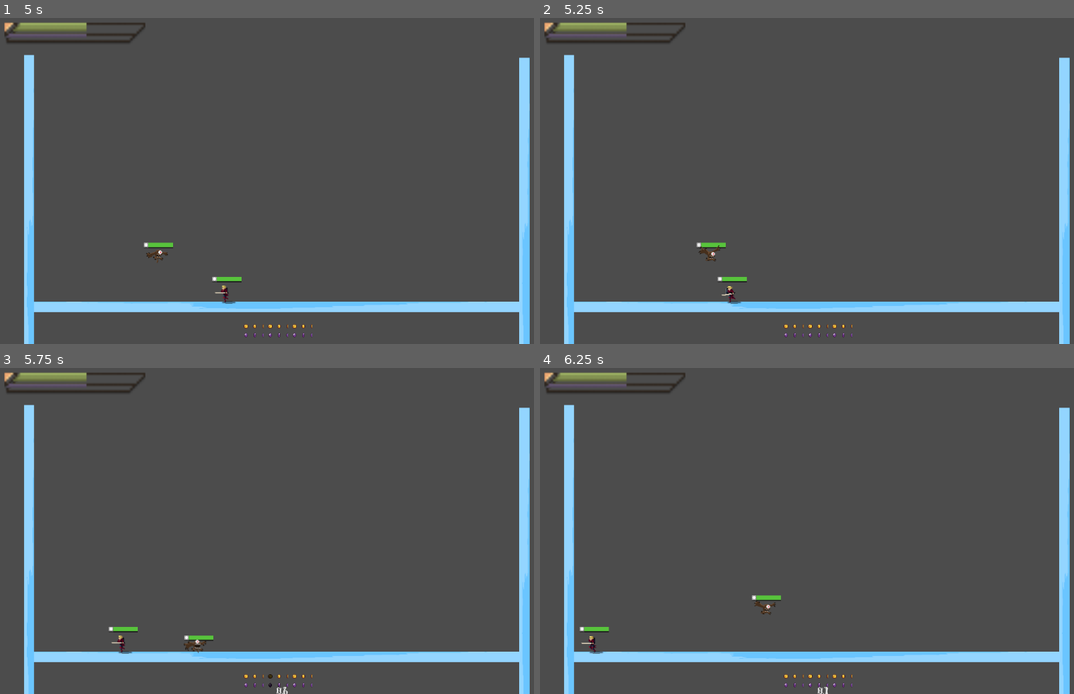
Above: before the commit, frames 1-4 (two rows, left to right).
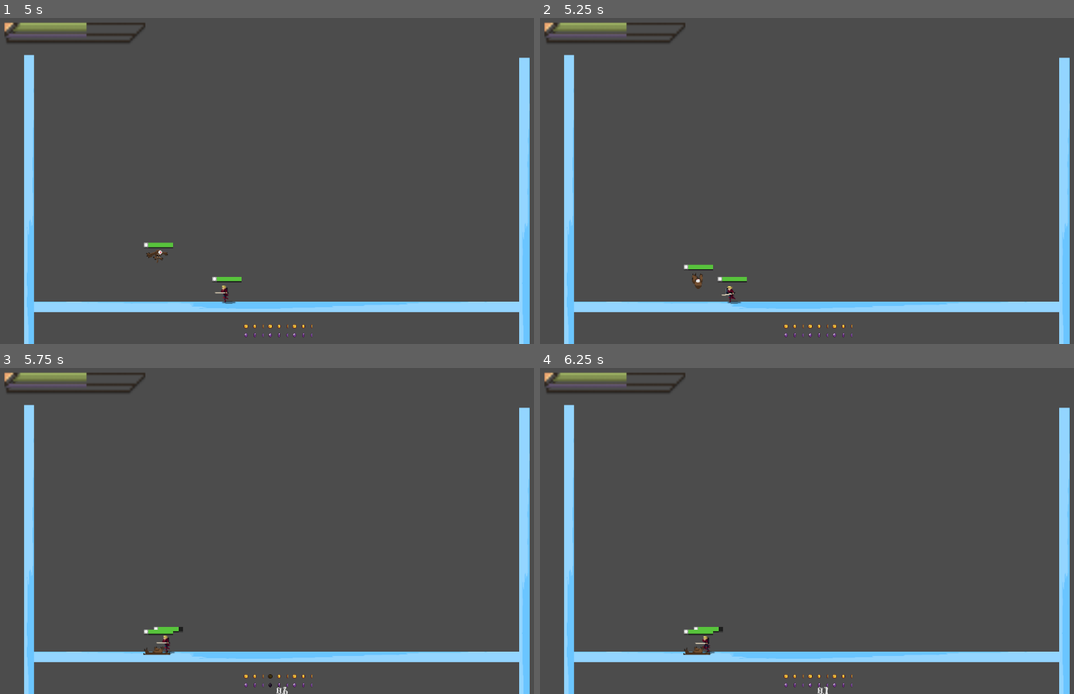
Above: after the commit, the same moments.

Repository: awrenn/moonshot
Game: Godot game, scene res://Test/BatBowl.tscn
Two runs of this game, one before a commit and one after it. Both use one fixed random seed, a clock stepped at 60 frames per second and the inputs below. This scene is started directly instead of the project's main scene.
Inputs (mouse positions are in pixels of both pictures, inside the frame that each line leads up to):
- Up to frame 1 (5 s): click (250, 334) at 0.5 s; click (277, 334) at 1.25 s; click (299, 334) at 2 s; tap Enter (ui_accept) at 2.75, 3.02, 3.77 s; hold Right (ui_right) 2.78-4.28 s; hold Left (ui_left) from 4.28 s (still down)
- Up to frame 2 (5.25 s): keep holding Left (ui_left)
- Up to frame 3 (5.75 s): keep holding Left (ui_left); tap Enter (ui_accept) at 5.27 s
- Up to frame 4 (6.25 s): keep holding Left (ui_left); tap Enter (ui_accept) at 6.02 s

Frame 1 is identical in both runs. In frame 2, 0.3% of the frame differs, in the area x 26-35%, y 68-84%; in frame 3, 0.6%; in frame 4, 0.6%, in the area x 7-46%, y 69-89%.

Commit message:
Bat can now die, falls, and vanishes

Diff:
--- a/Character/Enemy/Bat/Bat.gd
+++ b/Character/Enemy/Bat/Bat.gd
@@ -4,7 +4,7 @@
 # var a = 2
 # var b = "text"
 
-enum states {PATROL, FLEE, STALK, ATTACK, DEAD}
+enum states {PATROL, FLEE, STALK, ATTACK, DYING, DEAD}
 var curState = states.PATROL
 var yPos ## Y should be constant for lifetime - set this at object creation
 
@@ -30,17 +30,24 @@
 var attacks = ["attack1", "attack2", "attack3"]
 
 var animState
-
+var deathTimer = 0
+var DEATH_TIME = 5
 
 # Called when the node enters the scene tree for the first time.
 func _ready():
 	animState = $Position2D/Body/AnimationTree.get("parameters/playback")
 	animState.start("patrol")
+	yPos = position.y
+	gravity = 0
 	enterPatrol()
-	yPos = position.y
 
 # Called every frame. 'delta' is the elapsed time since the previous frame.
 func _process(delta):
+	position.y += gravity * delta
+	if curState == states.DEAD:
+		return
+	checkDeath(delta)
+
 	checkStateTransition()
 	if curState == states.PATROL:
 		patrol(delta)
@@ -51,6 +58,12 @@
 	elif curState == states.ATTACK:
 		attack(delta)
 	$Position2D/Body.flip_h = moveDir.x == -1
+
+
+func checkDeath(delta):
+	if deathTimer > DEATH_TIME:
+		enterDying()
+	deathTimer += delta
 
 func patrol(delta):
 	if position.x < patrolStart.x or position.x > patrolStart.x + PATROL_LENGTH:
@@ -123,6 +136,11 @@
 func doDamage(body):
 	body.take_damage(STRENGTH)
 
+func enterDying():
+	curState = states.DYING
+
+	animState.travel("dying")
+
 func _on_ChompBox_body_entered(body):
 	if body.is_in_group("hitbox") and body.is_in_group("player"):
 		doDamage(body)
@@ -131,7 +149,16 @@
 	if body.is_in_group("hitbox") and body.is_in_group("player"):
 		doDamage(body)
 
-
 func _on_SpookBox_body_entered(body):
 	if body.is_in_group("hitbox") and body.is_in_group("player"):
 		doDamage(body)
+
+
+func _on_DyingBox_body_entered(body):
+	if body.is_in_group("bats"):
+		return
+	animState.travel("dead")
+	curState = states.DEAD
+	gravity = 0
+	yield(get_tree().create_timer(2.0), "timeout")
+	queue_free()
--- a/Character/Enemy/Bat/Bat.tscn
+++ b/Character/Enemy/Bat/Bat.tscn
@@ -191,9 +191,14 @@
 "name": "Attack3",
 "speed": 5.0
 }, {
-"frames": [ SubResource( 33 ), SubResource( 34 ), SubResource( 35 ), SubResource( 36 ) ],
+"frames": [ SubResource( 33 ), SubResource( 34 ) ],
 "loop": true,
 "name": "Dying",
+"speed": 5.0
+}, {
+"frames": [ SubResource( 68 ), SubResource( 69 ) ],
+"loop": true,
+"name": "Dead",
 "speed": 5.0
 }, {
 "frames": [ SubResource( 2 ), SubResource( 3 ), SubResource( 4 ), SubResource( 1 ), SubResource( 5 ), SubResource( 6 ), SubResource( 7 ), SubResource( 8 ) ],
@@ -329,6 +334,100 @@
 "values": [ true, false ]
 }
 
+[sub_resource type="Animation" id=74]
+resource_name = "Death"
+length = 0.5
+loop = true
+tracks/0/type = "value"
+tracks/0/path = NodePath(".:animation")
+tracks/0/interp = 1
+tracks/0/loop_wrap = true
+tracks/0/imported = false
+tracks/0/enabled = true
+tracks/0/keys = {
+"times": PoolRealArray( 0 ),
+"transitions": PoolRealArray( 1 ),
+"update": 1,
+"values": [ "Dead" ]
+}
+tracks/1/type = "value"
+tracks/1/path = NodePath(".:frame")
+tracks/1/interp = 1
+tracks/1/loop_wrap = true
+tracks/1/imported = false
+tracks/1/enabled = true
+tracks/1/keys = {
+"times": PoolRealArray( 0, 0.2 ),
+"transitions": PoolRealArray( 1, 1 ),
+"update": 1,
+"values": [ 0, 1 ]
+}
+tracks/2/type = "value"
+tracks/2/path = NodePath("DyingBox/DyingCollider:disabled")
+tracks/2/interp = 1
+tracks/2/loop_wrap = true
+tracks/2/imported = false
+tracks/2/enabled = true
+tracks/2/keys = {
+"times": PoolRealArray( 0 ),
+"transitions": PoolRealArray( 1 ),
+"update": 1,
+"values": [ true ]
+}
+
+[sub_resource type="Animation" id=70]
+resource_name = "Falling"
+length = 0.2
+loop = true
+tracks/0/type = "value"
+tracks/0/path = NodePath(".:animation")
+tracks/0/interp = 1
+tracks/0/loop_wrap = true
+tracks/0/imported = false
+tracks/0/enabled = true
+tracks/0/keys = {
+"times": PoolRealArray( 0 ),
+"transitions": PoolRealArray( 1 ),
+"update": 1,
+"values": [ "Dying" ]
+}
+tracks/1/type = "value"
+tracks/1/path = NodePath(".:frame")
+tracks/1/interp = 1
+tracks/1/loop_wrap = true
+tracks/1/imported = false
+tracks/1/enabled = true
+tracks/1/keys = {
+"times": PoolRealArray( 0, 0.1 ),
+"transitions": PoolRealArray( 1, 1 ),
+"update": 1,
+"values": [ 1, 1 ]
+}
+tracks/2/type = "value"
+tracks/2/path = NodePath("../..:gravity")
+tracks/2/interp = 1
+tracks/2/loop_wrap = true
+tracks/2/imported = false
+tracks/2/enabled = true
+tracks/2/keys = {
+"times": PoolRealArray( 0 ),
+"transitions": PoolRealArray( 1 ),
+"update": 1,
+"values": [ 200 ]
+}
+tracks/3/type = "value"
+tracks/3/path = NodePath("DyingBox/DyingCollider:disabled")
+tracks/3/interp = 1
+tracks/3/loop_wrap = true
+tracks/3/imported = false
+tracks/3/enabled = true
+tracks/3/keys = {
+"times": PoolRealArray( 0 ),
+"transitions": PoolRealArray( 1 ),
+"update": 1,
+"values": [ false ]
+}
+
 [sub_resource type="Animation" id=44]
 resource_name = "Patrol"
 length = 0.75
@@ -367,6 +466,12 @@
 [sub_resource type="AnimationNodeAnimation" id=60]
 animation = "Attack3"
 
+[sub_resource type="AnimationNodeAnimation" id=75]
+animation = "Death"
+
+[sub_resource type="AnimationNodeAnimation" id=71]
+animation = "Falling"
+
 [sub_resource type="AnimationNodeAnimation" id=46]
 animation = "Patrol"
 
@@ -401,6 +506,10 @@
 [sub_resource type="AnimationNodeStateMachineTransition" id=64]
 switch_mode = 2
 auto_advance = true
+
+[sub_resource type="AnimationNodeStateMachineTransition" id=72]
+
+[sub_resource type="AnimationNodeStateMachineTransition" id=76]
 
 [sub_resource type="AnimationNodeStateMachine" id=38]
 states/attack1/node = SubResource( 45 )
@@ -409,14 +518,19 @@
 states/attack2/position = Vector2( 214, 424 )
 states/attack3/node = SubResource( 60 )
 states/attack3/position = Vector2( 37, 258 )
+states/dead/node = SubResource( 75 )
+states/dead/position = Vector2( -111.312, 95 )
+states/dying/node = SubResource( 71 )
+states/dying/position = Vector2( 42, 95 )
 states/flee/node = SubResource( 46 )
 states/flee/position = Vector2( 393, 95 )
 states/patrol/node = SubResource( 47 )
 states/patrol/position = Vector2( 214, 95 )
 states/stalk/node = SubResource( 51 )
 states/stalk/position = Vector2( 214, 258 )
-transitions = [ "flee", "patrol", SubResource( 50 ), "attack …(297 unchanged characters)… ), "attack3", "stalk", SubResource( 64 ) ]
+transitions = [ "flee", "patrol", SubResource( 50 ), "attack …(297 unchanged characters)… ), "attack3", "stalk", SubResource( 64 ), "patrol", "dying", SubResource( 72 ), "dying", "dead", SubResource( 76 ) ]
 start_node = "patrol"
+graph_offset = Vector2( -364.312, -27 )
 
 [sub_resource type="AnimationNodeStateMachinePlayback" id=39]
 
@@ -426,6 +540,8 @@
 [sub_resource type="CircleShape2D" id=66]
 
 [sub_resource type="RectangleShape2D" id=67]
+
+[sub_resource type="CapsuleShape2D" id=73]
 
 [sub_resource type="RectangleShape2D" id=10]
 extents = Vector2( 10, 6.57597 )
@@ -434,7 +550,7 @@
 "bats",
 ]]
 script = ExtResource( 1 )
-gravity = 0
+gravity = 200
 
 [node name="HealthDisplay" parent="." instance=ExtResource( 2 )]
 position = Vector2( -20, -20 )
@@ -450,6 +566,8 @@
 anims/Attack1 = SubResource( 43 )
 anims/Attack2 = SubResource( 57 )
 anims/Attack3 = SubResource( 58 )
+anims/Death = SubResource( 74 )
+anims/Falling = SubResource( 70 )
 anims/Patrol = SubResource( 44 )
 
 [node name="AnimationTree" type="AnimationTree" parent="Position2D/Body"]
@@ -482,6 +600,13 @@
 position = Vector2( 10, 5 )
 scale = Vector2( 1, 1.5 )
 shape = SubResource( 67 )
+disabled = true
+
+[node name="DyingBox" type="Area2D" parent="Position2D/Body"]
+
+[node name="DyingCollider" type="CollisionShape2D" parent="Position2D/Body/DyingBox"]
+position = Vector2( 5, 5 )
+shape = SubResource( 73 )
 disabled = true
 
 [node name="FloorFinder" type="RayCast2D" parent="Position2D"]
@@ -496,3 +621,4 @@
 [connection signal="body_entered" from="Position2D/Body/ChompBox" to="." method="_on_ChompBox_body_entered"]
 [connection signal="body_entered" from="Position2D/Body/SpinBox" to="." method="_on_SpinBox_body_entered"]
 [connection signal="body_entered" from="Position2D/Body/SpookBox" to="." method="_on_SpookBox_body_entered"]
+[connection signal="body_entered" from="Position2D/Body/DyingBox" to="." method="_on_DyingBox_body_entered"]
Not shown: 2 places in Character/Enemy/Bat/Bat.tscn that only renumber resources
